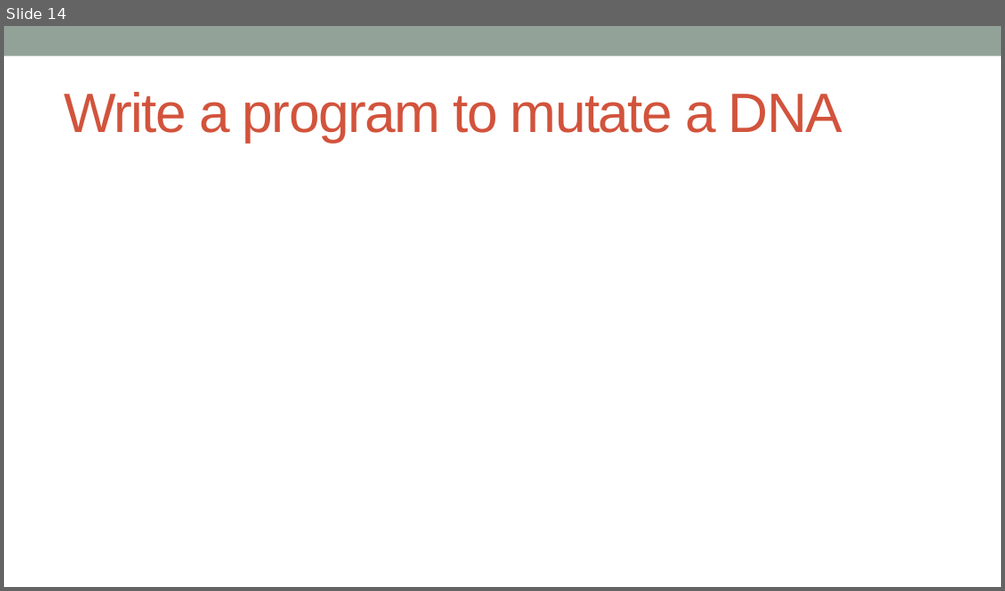
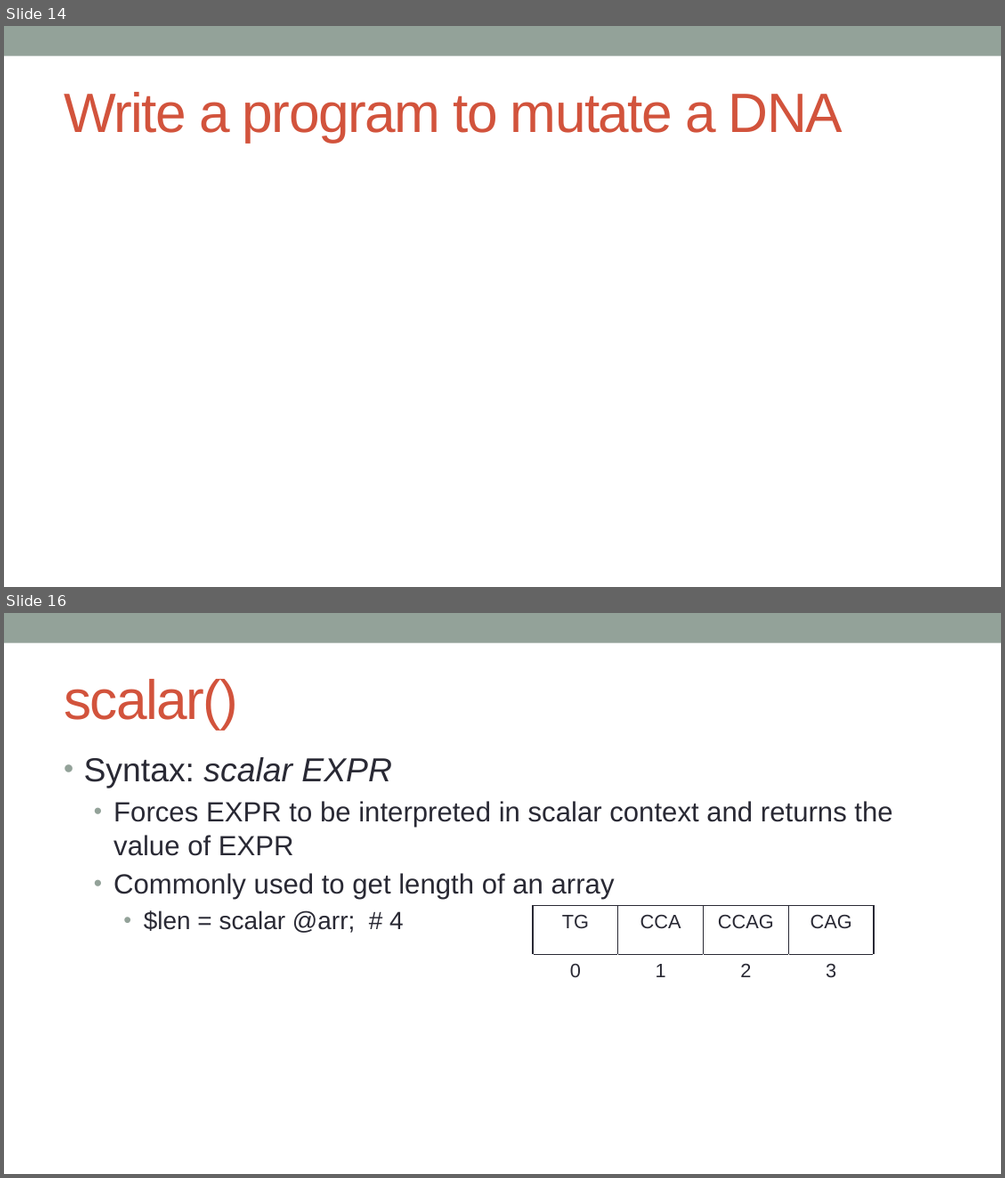
Before and after one commit to kanhu-pcr-code/bioinfo-PERL-course, a slide deck: PPTs/Operations_on_variables.pptx. Shown one above the other, each under a label of ours: slide 14 before the commit, slides 14 and 16 after it; the slides between them are not shown. The pictures are 1005x591 and 1005x1178 pixels, drawn with LibreOffice and Linux fonts; fonts in the diff are those of the drawing. Boxes give left, top, right and bottom in pixels: in the first picture for what was removed or moved away, otherwise in the second. Text is boxed around its words. In the diff, an @@ line names an element or a change of style, - is before the commit and + after.

```diff
--- a/PPTs/Operations_on_variables.pptx
+++ b/PPTs/Operations_on_variables.pptx
@@ slide 16 added at (x1=4, y1=613, x2=1001, y2=1174), background #FFFFFF; not listed: 1 template element that a slide beside it also shows @@
@@ title added at (x1=64, y1=679, x2=238, y2=729), 40 pt, text #D2533C @@
+scalar()
@@ text added at (x1=84, y1=757, x2=892, y2=933), 20 pt, text #292934 @@
+• Syntax: scalar EXPR
+  • Forces EXPR to be interpreted in scalar context and returns the value of EXPR
+  • Commonly used to get length of an array
+    • $len = scalar @arr; # 4
@@ table added at (x1=533, y1=905, x2=875, y2=988), 2 rows, 4 columns @@
+TG | CCA | CCAG | CAG
+0 | 1 | 2 | 3
```
Also in this commit, not shown: 8 slides changed, 2 other slides added, 2 slides removed, 1 other file.
